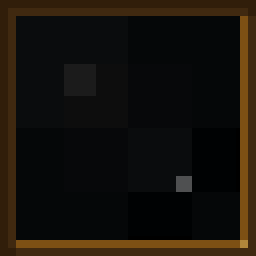
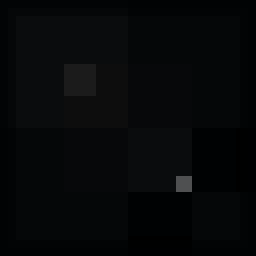
Layers edited between the first and the second w=256, h=256 image:
added group "basic" with 3 layers above "isolated" over [left=0, top=0, right=256, bottom=256]
added layer "glass" (1st of 2, in "basic") in group "basic" over [left=0, top=0, right=256, bottom=256]
hid group "isolated" (2 layers) over [left=0, top=0, right=256, bottom=256]
